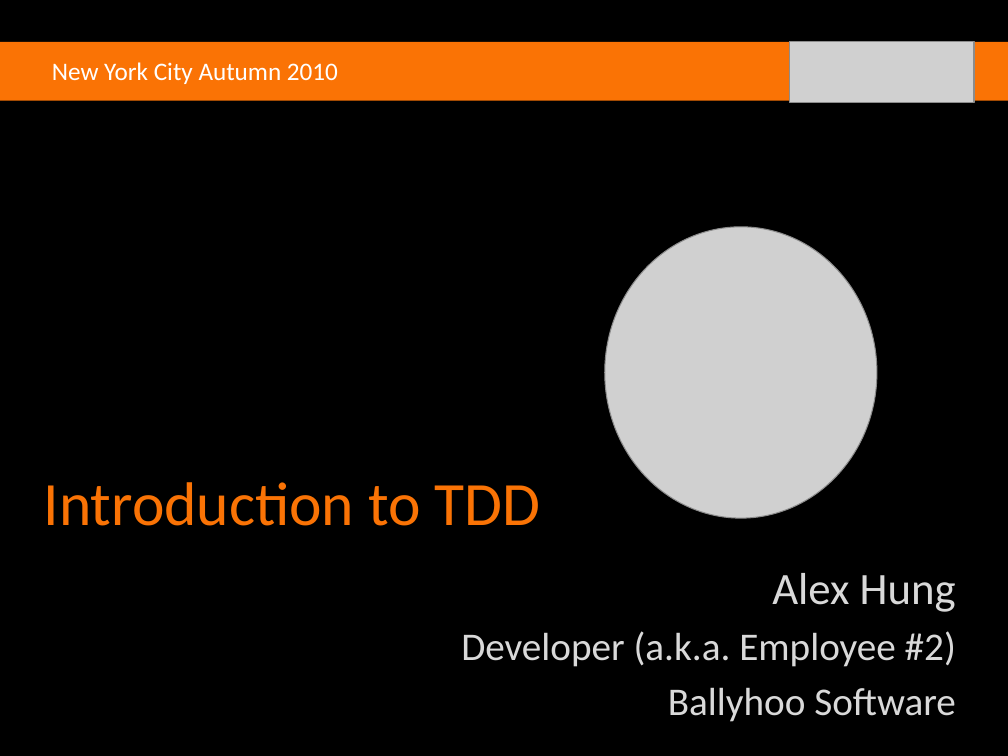
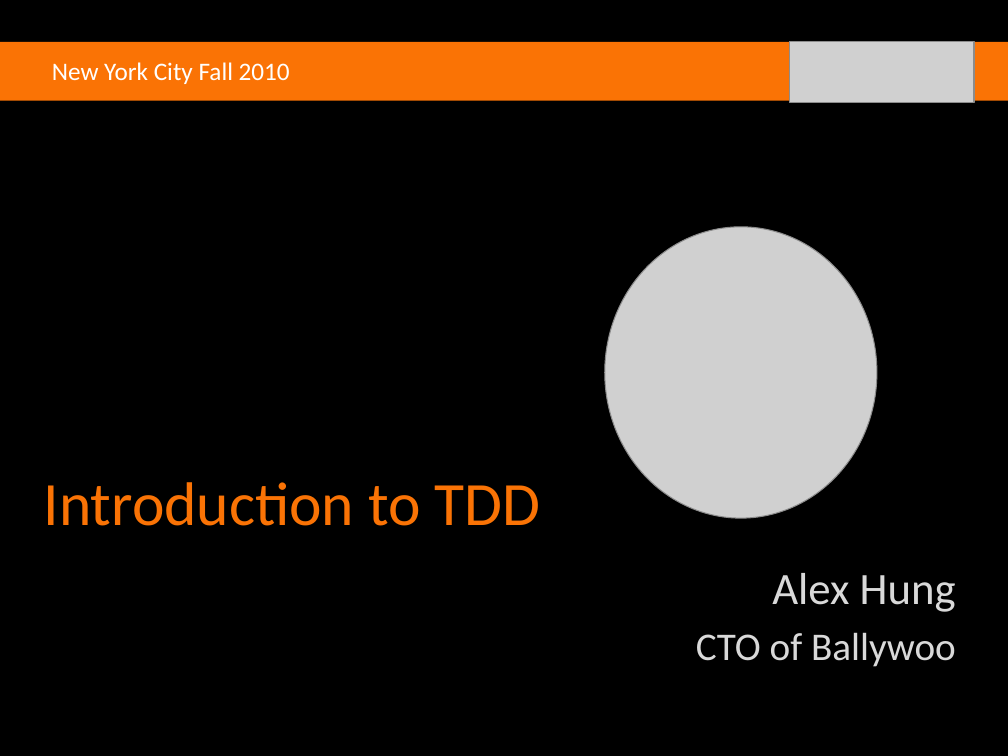
Before and after one commit to agilefire/November2010, a slide deck: slide 1 of Agile Firestarter Autumn 2010 Test-Driven-Development.pptx. Drawn at 1008x756 pixels with LibreOffice and Linux fonts; fonts in the diff are those of the drawing; grey boxes stand for pictures; background and template pictures are left out. Boxes give left, top, right and bottom in pixels: in the first picture for what was removed or moved away, otherwise in the second. Text is boxed around its words. In the diff, an @@ line names an element or a change of style, - is before the commit and + after.

```diff
--- a/Agile Firestarter Autumn 2010 Test-Driven-Development.pptx
+++ b/Agile Firestarter Autumn 2010 Test-Driven-Development.pptx
@@ text at [52,62,290,84]: text changed @@
-New York City Autumn 2010
+New York City Fall 2010
@@ subtitle at [696,632,956,667]: text changed @@
-Developer (a.k.a. Employee #2)
-Ballyhoo Software
+CTO of Ballywoo
```
Also in this commit, not shown: 15 other slides changed, 1 slide added, 5 slides removed.
